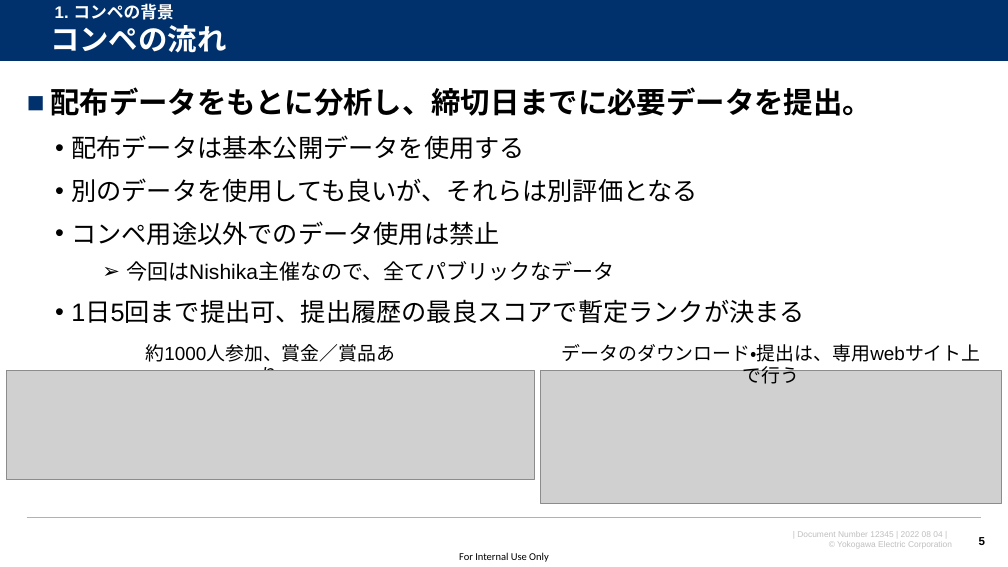
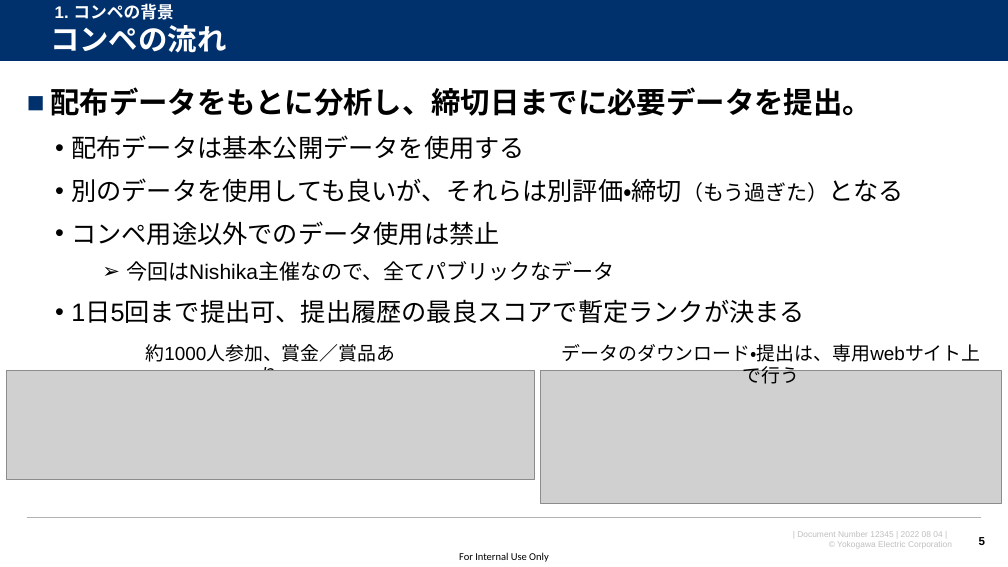
Before and after one commit to watarukumagai-git/opt, a slide deck: slide 5 of MMW/20220804_MMW_kumagai_rev.0.pptx. Drawn at 1008x567 pixels with LibreOffice and Linux fonts; fonts in the diff are those of the drawing; grey boxes stand for pictures; background and template pictures are left out. Boxes give left, top, right and bottom in pixels: in the first picture for what was removed or moved away, otherwise in the second. Text is boxed around its words. In the diff, an @@ line names an element or a change of style, - is before the commit and + after.

```diff
--- a/MMW/20220804_MMW_kumagai_rev.0.pptx
+++ b/MMW/20220804_MMW_kumagai_rev.0.pptx
@@ text at <box>71,178,904,202</box>: text changed @@
-  • 別のデータを使用しても良いが、それらは別評価となる
+  • 別のデータを使用しても良いが、それらは別評価・締切（もう過ぎた）となる
```
Also in this commit, not shown: 9 other slides changed, 4 slides added, 1 slide removed.
